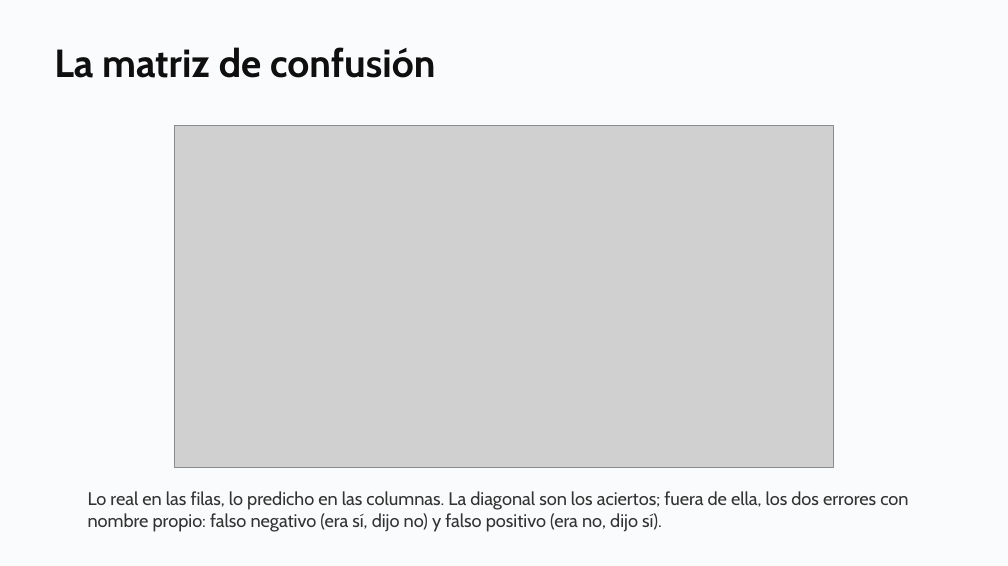
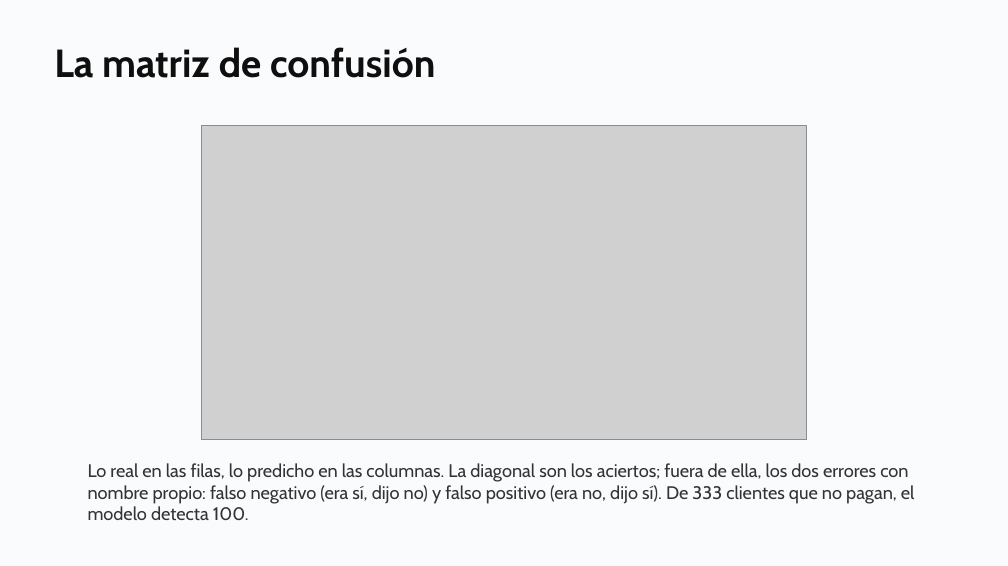
Before and after one commit to daniopitz/diplomado-cdd, a slide deck: slide 27 of presentaciones/clase06_regresion_logistica.pptx. Drawn at 1008x566 pixels with LibreOffice and Linux fonts; fonts in the diff are those of the drawing; grey boxes stand for pictures. Boxes give left, top, right and bottom in pixels: in the first picture for what was removed or moved away, otherwise in the second. Text is boxed around its words. In the diff, an @@ line names an element or a change of style, - is before the commit and + after.

```diff
--- a/presentaciones/clase06_regresion_logistica.pptx
+++ b/presentaciones/clase06_regresion_logistica.pptx
@@ picture: place and size @@
-picture at box(174, 126, 834, 468)
+picture at box(202, 126, 806, 439)
@@ text at box(88, 463, 915, 520): text changed @@
-Lo real en las filas, lo predicho en las columnas. La diagonal son los aciertos; fuera de ella, los dos errores con nombre propio: falso negativo (era sí, dijo no) y falso positivo (era no, dijo sí).
+Lo real en las filas, lo predicho en las columnas. La diagonal son los aciertos; fuera de ella, los dos errores con nombre propio: falso negativo (era sí, dijo no) y falso positivo (era no, dijo sí). De 333 clientes que no pagan, el modelo detecta 100.
```
Also in this commit, not shown: 6 other slides changed, 3 slides removed, 6 other files.
